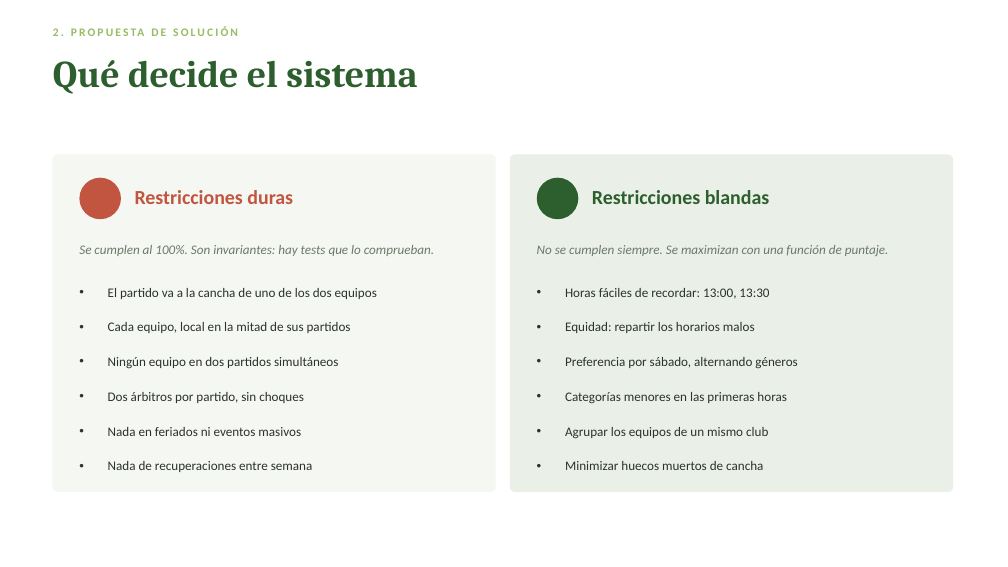
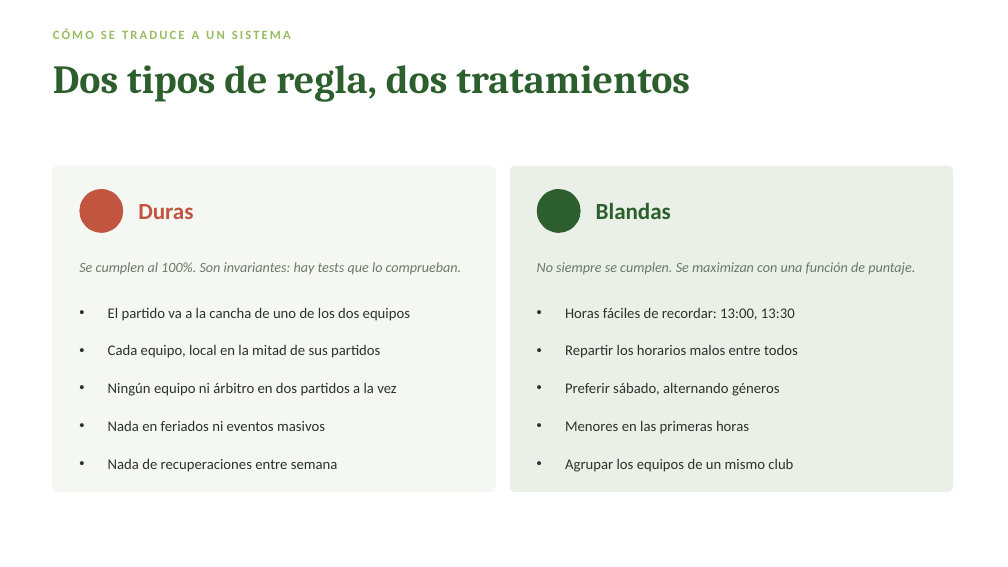
Before and after one commit to Panchoapc/hockey-planner, a slide deck: slide 9 of Caso-Practico-WhereX-Francisco-Pieper.pptx (slide 8 before the commit). Drawn at 1008x567 pixels with LibreOffice and Linux fonts; fonts in the diff are those of the drawing. Boxes give left, top, right and bottom in pixels: in the first picture for what was removed or moved away, otherwise in the second. Text is boxed around its words. In the diff, an @@ line names an element or a change of style, - is before the commit and + after.

Commit message:
docs: presentacion reestructurada (narrativa, roles y propuesta de fondo)

```diff
--- a/Caso-Practico-WhereX-Francisco-Pieper.pptx
+++ b/Caso-Practico-WhereX-Francisco-Pieper.pptx
@@ text removed at <box>53,28,59,36</box> @@
-2. PROPUESTA DE SOLUCIÓN
@@ text added at <box>53,28,291,39</box>, 12 pt, text #97BC62, bold @@
+CÓMO SE TRADUCE A UN SISTEMA
@@ text at <box>53,65,690,102</box>: text changed; size 36 to 38 pt @@
-Qué decide el sistema
+Dos tipos de regla, dos tratamientos
@@ rounded rectangle: place and size @@
-rounded rectangle at <box>53,155,495,492</box>
+rounded rectangle at <box>53,166,495,492</box>
@@ rounded rectangle at <box>53,166,495,492</box>: proportions changed @@
@@ rounded rectangle at <box>510,166,953,492</box>: proportions changed @@
@@ rounded rectangle: place and size @@
-rounded rectangle at <box>510,155,953,492</box>
+rounded rectangle at <box>510,166,953,492</box>
@@ ellipse: place and size @@
-ellipse at <box>79,178,121,219</box>
+ellipse at <box>79,189,123,233</box>
@@ text at <box>138,204,193,219</box>: text changed; size 19 to 22 pt @@
-Restricciones duras
+Duras
@@ ellipse: place and size @@
-ellipse at <box>537,178,578,219</box>
+ellipse at <box>537,189,581,233</box>
@@ text at <box>596,203,671,219</box>: text changed; size 19 to 22 pt @@
-Restricciones blandas
+Blandas
@@ text "Se cumplen al 100%. Son ...": place and size @@
-text "Se cumplen al 100%. Son ..." at <box>79,245,434,256</box>
+text "Se cumplen al 100%. Son ..." at <box>79,262,462,274</box>
@@ text "Se cumplen al 100%. Son ..." at <box>79,262,462,274</box>: size 12.5 to 13.5 pt @@
@@ text at <box>537,262,915,275</box>: text changed; size 12.5 to 13.5 pt @@
-No se cumplen siempre. Se maximizan con una función de puntaje.
+No siempre se cumplen. Se maximizan con una función de puntaje.
@@ 3 texts: place and size @@
-3 texts at <box>108,288,769,333</box>
+3 texts at <box>108,307,795,358</box>
@@ text at <box>565,344,798,358</box>: text changed; size 12.5 to 14 pt @@
-• Equidad: repartir los horarios malos
+• Repartir los horarios malos entre todos
@@ text at <box>108,382,397,396</box>: text changed; size 12.5 to 14 pt @@
-• Ningún equipo en dos partidos simultáneos
+• Ningún equipo ni árbitro en dos partidos a la vez
@@ text at <box>565,383,780,396</box>: text changed; size 12.5 to 14 pt @@
-• Preferencia por sábado, alternando géneros
+• Preferir sábado, alternando géneros
@@ text "Nada en feriados ni eventos ...": place and size @@
-text "Nada en feriados ni eventos ..." at <box>108,427,301,436</box>
+text "Nada en feriados ni eventos ..." at <box>108,420,325,431</box>
@@ text removed at <box>108,392,304,403</box> @@
-• Dos árbitros por partido, sin choques
@@ size 12.5 to 14 pt in 6 elements at <box>108,458,338,472</box>, <box>108,420,325,431</box>, <box>108,307,410,321</box>, <box>565,307,795,320</box>, <box>108,344,380,358</box>, <box>565,458,793,472</box> @@
@@ text "Agrupar los equipos de un ...": place and size @@
-text "Agrupar los equipos de un ..." at <box>565,427,768,439</box>
+text "Agrupar los equipos de un ..." at <box>565,458,793,472</box>
@@ text at <box>565,420,749,434</box>: text changed; size 12.5 to 14 pt @@
-• Categorías menores en las primeras horas
+• Menores en las primeras horas
@@ text removed at <box>565,461,763,470</box> @@
-• Minimizar huecos muertos de cancha
```
Also in this commit, not shown: 8 other slides changed, 9 slides added, 7 slides removed, 1 other file.
